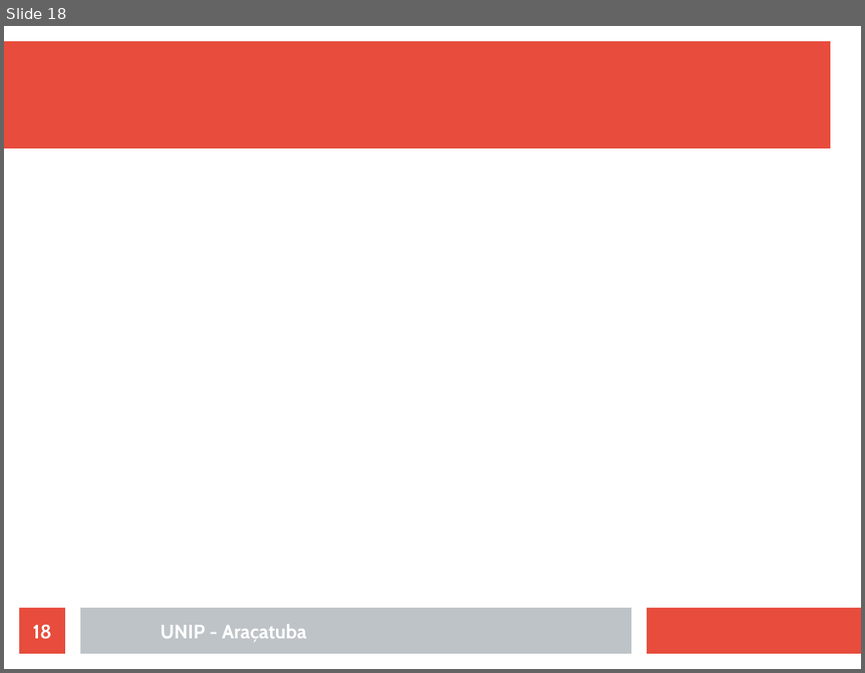
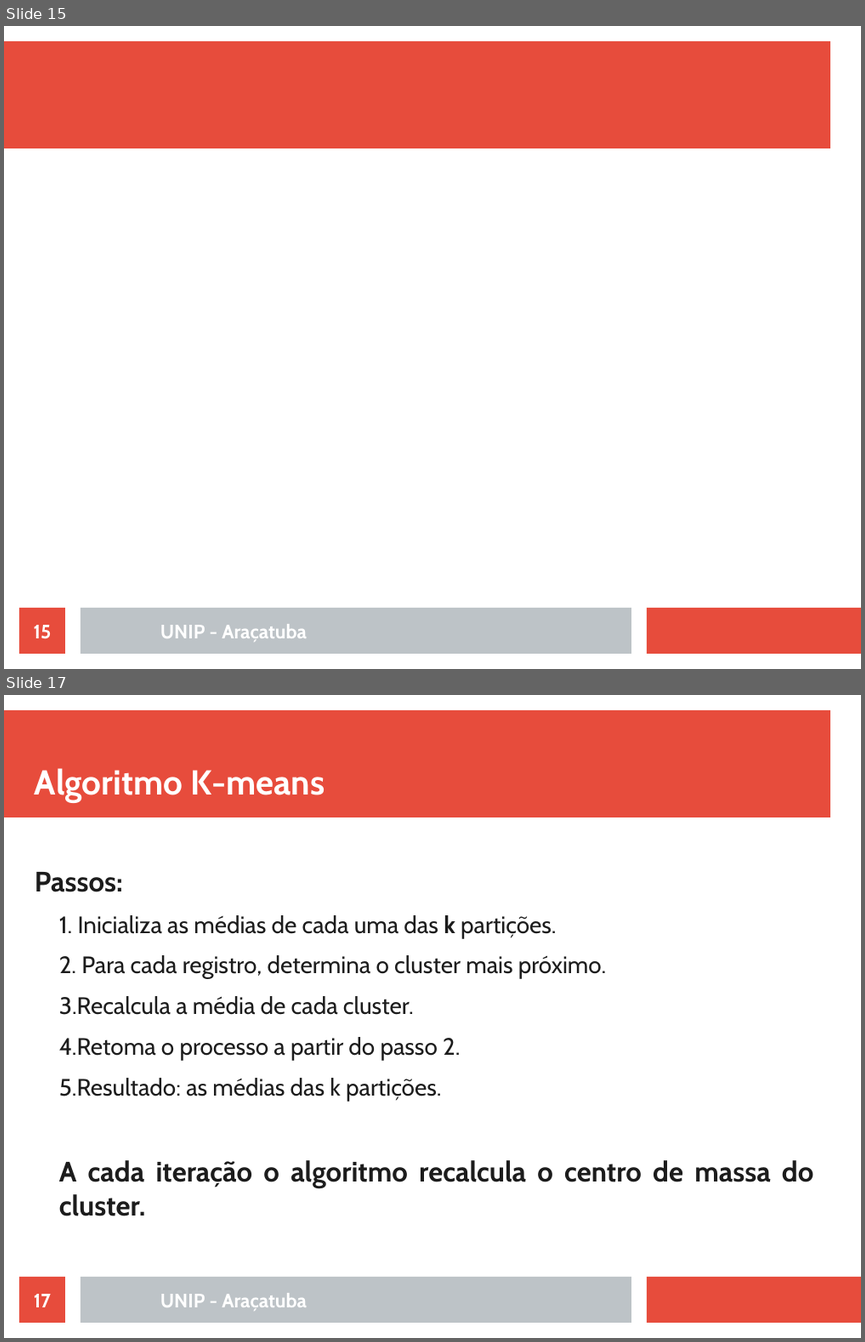
Before and after one commit to rafaelstojoao/pos-unip, a slide deck: [2020][modulo][Machine_Learning]/[aula]02[Agrupamento].odp. Shown one above the other, each under a label of ours: slide 18 before the commit, slides 15 and 17 after it; the slides between them are not shown. The pictures are 865x673 and 865x1342 pixels, drawn with LibreOffice and Linux fonts; fonts in the diff are those of the drawing. Boxes give left, top, right and bottom in pixels: in the first picture for what was removed or moved away, otherwise in the second. Text is boxed around its words. In the diff, an @@ line names an element or a change of style, - is before the commit and + after.

```diff
--- a/[2020][modulo][Machine_Learning]/[aula]02[Agrupamento].odp
+++ b/[2020][modulo][Machine_Learning]/[aula]02[Agrupamento].odp
@@ slide 17 added at (4, 695, 861, 1338), background #FFFFFF; not listed: 3 template elements that a slide beside it also shows @@
@@ title added at (35, 768, 324, 803), 32 pt, text #FFFFFF, bold @@
+Algoritmo K-means
@@ text added at (35, 872, 813, 1216), 22 pt, text #1C1C1C @@
+Passos:
+  1. Inicializa as médias de cada uma das k partições.
+  2. Para cada registro, determina o cluster mais próximo.
+  3.Recalcula a média de cada cluster.
+  4.Retoma o processo a partir do passo 2.
+  5.Resultado: as médias das k partições.
+A cada iteração o algoritmo recalcula o centro de massa do cluster.
@@ page number added at (19, 1276, 65, 1322), fill #E74C3C, 18 pt, text #FFFFFF, bold @@
+17
@@ text added at (160, 1293, 307, 1310), 18 pt, text #FFFFFF, bold @@
+UNIP - Araçatuba
@@ what was slide 18 is now slide 15 @@
@@ page number at (34, 624, 52, 639): text changed @@
-18
+15
```
Also in this commit, not shown: 10 other slides added, 1 other file.
